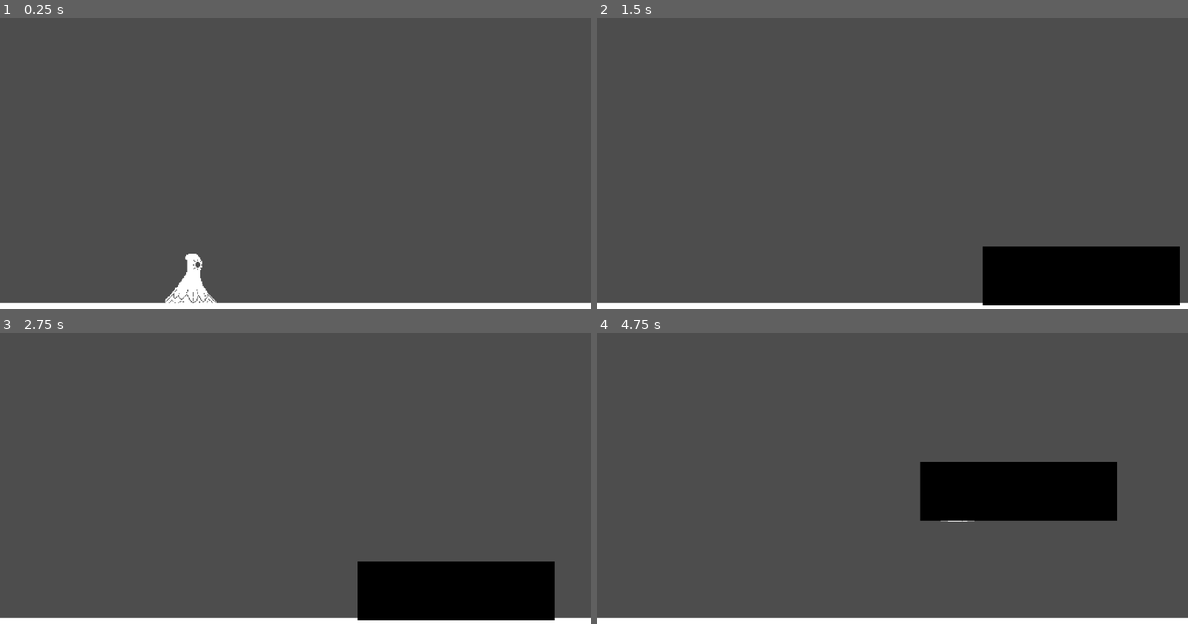
Above: before the commit, frames 1-4 (two rows, left to right).
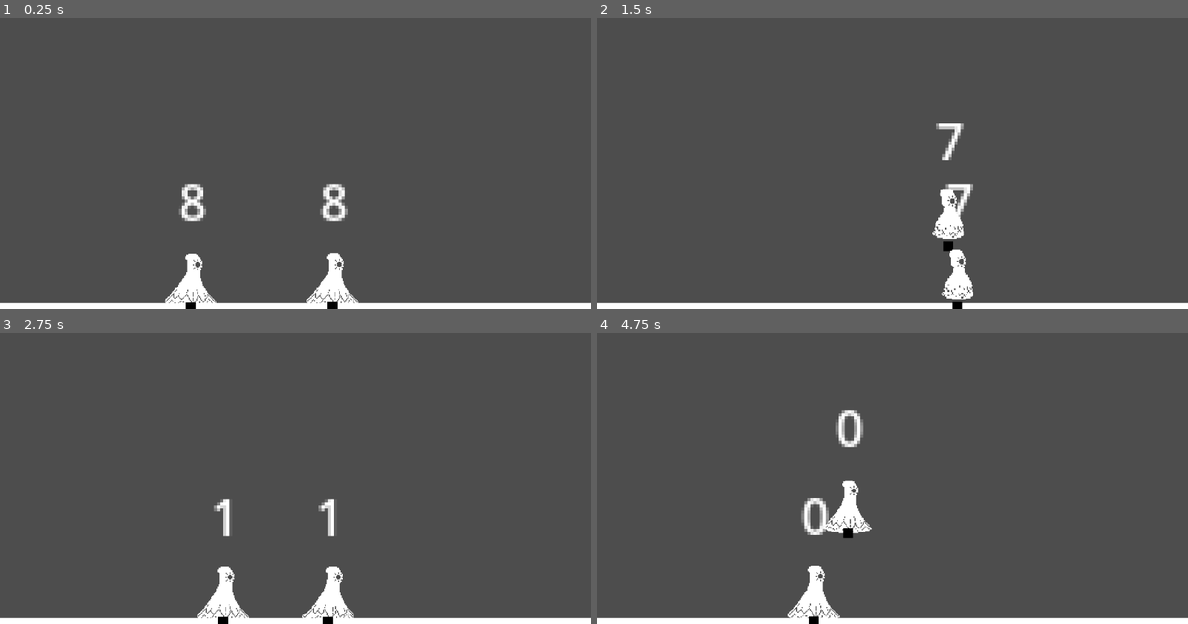
Above: after the commit, the same moments.

Repository: Hospitalguy101/1-bit-game
Game: Godot game, scene res://Scenes/game.tscn
Two runs of this game, one before a commit and one after it. Both use one fixed random seed, a clock stepped at 60 frames per second and the inputs below.
Inputs:
- Up to frame 1 (0.25 s): no input
- Up to frame 2 (1.5 s): hold Right (move_right) 0.53-1.28 s; hold C (heavy_attack) 0.53-1.28 s; tap W (jump) at 0.77 s; tap Z (light_attack) at 0.8, 1.35 s; hold A (move_left) from 1.28 s (still down)
- Up to frame 3 (2.75 s): tap W (jump) at 1.52 s; tap X (slash_attack) at 1.55 s; release A (move_left) at 2.03 s; hold Right (move_right) from 2.03 s (still down); hold X (slash_attack) from 2.03 s (still down); tap C (heavy_attack) at 2.3 s
- Up to frame 4 (4.75 s): release X (slash_attack) at 2.78 s; tap S (crouch) at 2.85 s; tap W (jump) at 3.02, 3.77, 4.52 s; tap Z (light_attack) at 3.05 s; release Right (move_right) at 3.53 s; hold X (slash_attack) 3.53-4.28 s; hold A (move_left) from 3.53 s (still down); tap V (grab) at 3.6 s; tap C (heavy_attack) at 4.35 s

The runs differ from the first frame. In frame 1, 1.5% of the frame differs, in the area x 30-61%, y 56-100%; in frame 2, 8.4%; in frame 3, 8.6%; in frame 4, 9.0%, in the area x 32-88%, y 26-100%.

Commit message:
Added Rin's light and slash attacks + portals

Diff:
--- a/Characters/BaseCharacter.gd
+++ b/Characters/BaseCharacter.gd
@@ -1,6 +1,8 @@
 extends RigidBody2D
 
 class_name Fighter;
+
+@export var id = 0;
 
 @export var run_speed = 1000.0;
 @export var max_run_speed = 100.0;
@@ -15,6 +17,9 @@
 # Get the gravity from the project settings to be synced with RigidBody nodes.
 var gravity = ProjectSettings.get_setting("physics/2d/default_gravity");
 
+#debug vars
+@export var controllable = true;
+
 func _ready():
 	pass;
 
@@ -25,11 +30,11 @@
 		floored = true;
 	else: floored = false;
 	# Add the gravity.
-#	if not floored:
-#		apply_force(Vector2(0, gravity*delta));
+	#if not floored:
+	#	apply_force(Vector2(0, gravity));
 
 	#momvement controls
-	if floored:
+	if floored and controllable:
 		hasDoubleJump = true;
 		if Input.is_action_pressed("move_left") and get_linear_velocity().x > -max_run_speed and !crouching:
 			apply_force(Vector2(-run_speed, 0));
@@ -41,7 +46,7 @@
 			crouching = true
 		if Input.is_action_just_released("crouch"):
 			crouching = false
-	else:
+	elif controllable:
 		if Input.is_action_pressed("move_left") and get_linear_velocity().x > -max_air_speed:
 			apply_force(Vector2(-air_speed, 0));
 		if Input.is_action_pressed("move_right") and get_linear_velocity().x < max_air_speed:
@@ -62,6 +67,13 @@
 	elif event.is_action_pressed("heavy_attack"):
 		heavy_attack(direction);
 
+	if event.is_action_released("light_attack"):
+		release_light_attack();
+	elif event.is_action_released("slash_attack"):
+		release_slash_attack();
+	elif event.is_action_released("heavy_attack"):
+		release_heavy_attack();
+
 func light_attack(direction):
 	pass;
 
@@ -70,3 +82,12 @@
 
 func heavy_attack(direction):
 	pass;
+
+func release_light_attack():
+	pass;
+
+func release_slash_attack():
+	pass;
+
+func release_heavy_attack():
+	pass;
--- /dev/null
+++ b/Characters/Hitboxes/hurtbox.gd
@@ -0,0 +1,34 @@
+extends Area2D
+
+var id = 0;
+
+@export var launch_trajectory = Vector2.ZERO;
+@export var projectile = false;
+
+#attack heights: 1 = high, 0 = medium, -1 = low
+@export var attack_height = 0;
+
+# Called when the node enters the scene tree for the first time.
+func _ready():
+	if not projectile: deactivate();
+
+
+# Called every frame. 'delta' is the elapsed time since the previous frame.
+func _process(delta):
+	pass
+
+func activate(time=null):
+	$CollisionShape2D.disabled = false;
+	if time: $Timer.start(time);
+
+func deactivate():
+	$CollisionShape2D.disabled = true;
+
+func _on_body_entered(body):
+	if body.is_in_group("Fighter") and body != get_parent().get_parent().get_parent():
+		body.set_axis_velocity(launch_trajectory);
+		if projectile: get_parent().queue_free();
+
+
+func _on_timer_timeout():
+	deactivate();
--- /dev/null
+++ b/Characters/Hitboxes/hurtbox.tscn
@@ -0,0 +1,13 @@
+[gd_scene load_steps=2 format=3 uid="uid://dfii823rul1pv"]
+
+[ext_resource type="Script" path="res://Characters/Hitboxes/hurtbox.gd" id="1_6wjg8"]
+
+[node name="Hurtbox" type="Area2D" groups=["Hurtbox"]]
+script = ExtResource("1_6wjg8")
+
+[node name="CollisionShape2D" type="CollisionShape2D" parent="."]
+
+[node name="Timer" type="Timer" parent="."]
+
+[connection signal="body_entered" from="." to="." method="_on_body_entered"]
+[connection signal="timeout" from="Timer" to="." method="_on_timer_timeout"]
--- a/Characters/Rin/portal.gd
+++ b/Characters/Rin/portal.gd
@@ -1,8 +1,7 @@
-extends StaticBody2D
+extends CharacterBody2D
 
 @export var id = 0;
 var isReady = true;
-var active = false;
 
 # Called when the node enters the scene tree for the first time.
 func _ready():
@@ -10,15 +9,40 @@
 
 
 # Called every frame. 'delta' is the elapsed time since the previous frame.
-func _process(delta):
-	if active: $Sprite2D.show();
-	else: $Sprite2D.hide();
+func _physics_process(delta):
+	move_and_slide();
+	#set connectionbox to connect player to portal, always on ground
+	if visible:
+		$ConnectionBox/CollisionShape2D.shape.size.x = position.x;
+		$ConnectionBox/CollisionShape2D.position.x = -position.x/2;
 
 
-func start_cooldown():
+func break_portal():
+	for p in get_parent().get_children():
+		if p == self: continue;
+		if p.isReady:
+			get_parent().get_parent().currPortal = p;
+			p.show();
+			break;
+			queue_free();
+
+func use_portal():
+	hide();
 	isReady = false;
 	$Cooldown.start(30);
+	for p in get_parent().get_children():
+		if p.isReady:
+			get_parent().get_parent().currPortal = p;
+			p.show();
+			break;
 
 
 func _on_cooldown_timeout():
 	isReady = true;
+
+
+func _on_connection_box_area_entered(area):
+	if area.is_in_group("hurtbox"):
+		#check that it is an enemy attack
+		if area.id != get_parent().get_parent().id:
+			break_portal();
--- a/Characters/Rin/portal.tscn
+++ b/Characters/Rin/portal.tscn
@@ -9,22 +9,38 @@
 fill_from = Vector2(1, 0)
 
 [sub_resource type="RectangleShape2D" id="RectangleShape2D_7gkpr"]
-size = Vector2(64, 64)
+size = Vector2(4, 4)
 
-[node name="Portal" type="StaticBody2D"]
+[sub_resource type="RectangleShape2D" id="RectangleShape2D_cubv5"]
+size = Vector2(20, 1)
+
+[node name="Portal" type="CharacterBody2D"]
 collision_layer = 0
 collision_mask = 0
 script = ExtResource("1_2bkot")
 
 [node name="Sprite2D" type="Sprite2D" parent="."]
+scale = Vector2(0.05, 0.05)
 texture = SubResource("GradientTexture2D_y2xty")
 
-[node name="Area2D" type="Area2D" parent="."]
+[node name="Hitbox" type="Area2D" parent="."]
+collision_layer = 0
+collision_mask = 0
 
-[node name="CollisionShape2D" type="CollisionShape2D" parent="Area2D"]
+[node name="CollisionShape2D" type="CollisionShape2D" parent="Hitbox"]
 shape = SubResource("RectangleShape2D_7gkpr")
 
 [node name="Cooldown" type="Timer" parent="."]
 wait_time = 30.0
 
+[node name="ConnectionBox" type="Area2D" parent="."]
+collision_layer = 8
+collision_mask = 0
+
+[node name="CollisionShape2D" type="CollisionShape2D" parent="ConnectionBox"]
+shape = SubResource("RectangleShape2D_cubv5")
+
+[node name="Swords" type="Node2D" parent="."]
+
 [connection signal="timeout" from="Cooldown" to="." method="_on_cooldown_timeout"]
+[connection signal="area_entered" from="ConnectionBox" to="." method="_on_connection_box_area_entered"]
--- a/Characters/Rin/rin.gd
+++ b/Characters/Rin/rin.gd
@@ -1,38 +1,130 @@
 extends Fighter
 
 var ready_swords = 8;
+var sword_timer = 8;
 @onready var swordPath = load("res://Characters/Rin/sword.tscn")
 
+@onready var currPortal = $Portals/Portal;
+
 @onready var animation : AnimationTree = $AnimationTree
+
+func _ready():
+	super._ready();
+	for t in $SwordTimers.get_children():
+		t.connect("timeout", _on_sword_timer_timeout);
 
 func _physics_process(delta):
 	update_animation_param()
 	super._physics_process(delta);
+
+	#temporary:
+	$Label.text = str(ready_swords);
+	#print(currPortal)
 
 
 func light_attack(direction):
 	#check is sword is availible
 	if ready_swords > 0:
 		#stick tilted left
-		if direction.x < -1*Global.DEADZONE:
-			#quick forwards attack
+		if direction.x < -Global.DEADZONE:
+			#back light
 			var sword = swordPath.instantiate();
-			sword.position.x = 20;
-			sword.position.y = 0;
-			sword.rotation = 0;
+			sword.position = Vector2.ZERO;
+			sword.scale = Vector2(.2, .2);
+			sword.velocity.x = 150;
 			$Swords.add_child(sword);
+			sword.initialize(0.1, Vector2(40, -80));
 
 		#stick tilted up right
 		elif direction.x > Global.DEADZONE and direction.y > Global.DEADZONE:
-			pass
+			var sword = swordPath.instantiate();
+			sword.position = Vector2(5, -5);
+			sword.scale = Vector2(.5, .2);
+			sword.velocity = Vector2(150, -150);
+			sword.rotate(-PI/4);
+			$Swords.add_child(sword);
+			sword.initialize(0.2, Vector2(35, -100), 1);
+			use_sword(1);
 
 		#stick tilted down
-		elif direction.y < -1*Global.DEADZONE:
-			pass
+		elif direction.y < -Global.DEADZONE:
+			var sword = swordPath.instantiate();
+			sword.position = Vector2(3, 7);
+			sword.scale = Vector2(.5, .2);
+			sword.velocity.x = 150;
+			$Swords.add_child(sword);
+			sword.initialize(0.1, Vector2(80, -120), -1);
+			use_sword(1);
 
 		#default move
 		else:
-			pass
+			var sword = swordPath.instantiate();
+			sword.position = Vector2(3, 0);
+			sword.scale = Vector2(.5, .2);
+			sword.velocity.x = 150;
+			$Swords.add_child(sword);
+			sword.initialize(0.1, Vector2(60, -150));
+			use_sword(1);
+
+
+func slash_attack(direction):
+	#stick down
+	if direction.y < -Global.DEADZONE:
+		pass
+
+	if ready_swords >= 3:
+		#stick right
+		if direction.x > Global.DEADZONE:
+			var sword = swordPath.instantiate();
+			sword.position = currPortal.position;
+			sword.scale = Vector2(.35, .2);
+			sword.velocity = Vector2(1, -1) * 150;
+			sword.rotate(-PI/4)
+			$Swords.add_child(sword);
+			sword.initialize(0.1, Vector2(150, -120), -1);
+			use_sword(3);
+			currPortal.use_portal();
+
+		#stick left
+		elif direction.x < -Global.DEADZONE:
+			var sword = swordPath.instantiate();
+			sword.position = currPortal.position;
+			sword.scale = Vector2(.35, .2);
+			sword.velocity = Vector2(-1, -1) * 150;
+			sword.rotate(-PI*3/4)
+			$Swords.add_child(sword);
+			sword.initialize(0.1, Vector2(-150, -120), -1);
+			use_sword(3);
+			currPortal.use_portal();
+
+		#stick up
+		elif direction.y > Global.DEADZONE:
+			var sword = swordPath.instantiate();
+			sword.position = currPortal.position;
+			sword.scale = Vector2(.35, .2);
+			sword.velocity.y = -150;
+			sword.rotate(-PI/2)
+			$Swords.add_child(sword);
+			sword.initialize(0.1, Vector2(0, -200), -1);
+			use_sword(3);
+			currPortal.use_portal();
+
+	#no direction
+	if direction.x < Global.DEADZONE and direction.x > -Global.DEADZONE and direction.y < Global.DEADZONE and direction.y > -Global.DEADZONE:
+		print(currPortal)
+		currPortal.velocity.x = 100;
+
+func release_slash_attack():
+	currPortal.velocity.x = 0;
+
+func use_sword(cost):
+	ready_swords -= cost;
+	var timer_count = 0;
+	for t in $SwordTimers.get_children():
+		if t.is_stopped():
+			t.start(sword_timer);
+			timer_count += 1;
+			if timer_count == cost: break
 
 func update_animation_param():
 	if floored:
@@ -60,3 +152,6 @@
 			animation["parameters/conditions/jump"] = true
 		else:
 			animation["parameters/conditions/jump"] = false
+
+func _on_sword_timer_timeout():
+	ready_swords += 1;
--- a/Characters/Rin/rin.tscn
+++ b/Characters/Rin/rin.tscn
@@ -1,9 +1,10 @@
-[gd_scene load_steps=33 format=3 uid="uid://dwrvf7esucege"]
+[gd_scene load_steps=34 format=3 uid="uid://dwrvf7esucege"]
 
 [ext_resource type="PackedScene" uid="uid://cj5yffxhnvcji" path="res://Characters/base_character.tscn" id="1_voviw"]
 [ext_resource type="Script" path="res://Characters/Rin/rin.gd" id="2_f2mt2"]
 [ext_resource type="Texture2D" uid="uid://dmmv2d5msgxbx" path="res://Characters/Rin/rin.png" id="3_jm4h2"]
 [ext_resource type="PackedScene" uid="uid://dog8xpvpd4vek" path="res://Characters/Rin/rin_anim_player.tscn" id="4_lxsc4"]
+[ext_resource type="PackedScene" uid="uid://bhla3lmhp48cb" path="res://Characters/Rin/portal.tscn" id="5_i85mh"]
 
 [sub_resource type="RectangleShape2D" id="RectangleShape2D_wjjwv"]
 
@@ -123,6 +124,7 @@
 transitions = ["Start", "Idle", SubResource("AnimationNodeStateMachineTransition_fb8y7"), "Idle", "Walk", SubResource(" …(1323 unchanged characters)…
 
 [node name="Rin" groups=["Rin"] instance=ExtResource("1_voviw")]
+mass = 0.8
 gravity_scale = 0.8
 script = ExtResource("2_f2mt2")
 run_speed = 1500.0
@@ -158,10 +160,70 @@
 
 [node name="Portals" type="Node2D" parent="." index="4"]
 
+[node name="Portal" parent="Portals" index="0" instance=ExtResource("5_i85mh")]
+position = Vector2(0, 10)
+
+[node name="Portal2" parent="Portals" index="1" instance=ExtResource("5_i85mh")]
+visible = false
+position = Vector2(0, 10)
+id = 1
+
+[node name="Portal3" parent="Portals" index="2" instance=ExtResource("5_i85mh")]
+visible = false
+position = Vector2(0, 10)
+id = 2
+
+[node name="Portal4" parent="Portals" index="3" instance=ExtResource("5_i85mh")]
+visible = false
+position = Vector2(0, 10)
+id = 3
+
+[node name="Portal5" parent="Portals" index="4" instance=ExtResource("5_i85mh")]
+visible = false
+position = Vector2(0, 10)
+id = 4
+
 [node name="Swords" type="Node2D" parent="." index="5"]
 
 [node name="Area2D" type="Area2D" parent="." index="6"]
+collision_mask = 3
 input_pickable = false
 
 [node name="BodyHitbox" type="CollisionShape2D" parent="Area2D" index="0"]
 shape = SubResource("RectangleShape2D_wjjwv")
+
+[node name="FloorChecker" parent="." index="7"]
+target_position = Vector2(0, 10)
+
+[node name="SwordTimers" type="Node2D" parent="." index="8"]
+
+[node name="Timer1" type="Timer" parent="SwordTimers" index="0"]
+one_shot = true
+
+[node name="Timer2" type="Timer" parent="SwordTimers" index="1"]
+one_shot = true
+
+[node name="Timer3" type="Timer" parent="SwordTimers" index="2"]
+one_shot = true
+
+[node name="Timer4" type="Timer" parent="SwordTimers" index="3"]
+one_shot = true
+
+[node name="Timer5" type="Timer" parent="SwordTimers" index="4"]
+one_shot = true
+
+[node name="Timer6" type="Timer" parent="SwordTimers" index="5"]
+one_shot = true
+
+[node name="Timer7" type="Timer" parent="SwordTimers" index="6"]
+one_shot = true
+
+[node name="Timer8" type="Timer" parent="SwordTimers" index="7"]
+one_shot = true
+
+[node name="Label" type="Label" parent="." index="9"]
+offset_left = -4.0
+offset_top = -36.0
+offset_right = 6.0
+offset_bottom = -10.0
+text = "1"
--- a/Characters/Rin/sword.gd
+++ b/Characters/Rin/sword.gd
@@ -1,9 +1,7 @@
-extends StaticBody2D
+extends CharacterBody2D
 
-@export var id = 0;
+var id = 0;
 var isReady = true;
-
-var trajectory
 
 # Called when the node enters the scene tree for the first time.
 func _ready():
@@ -12,15 +10,16 @@
 
 # Called every frame. 'delta' is the elapsed time since the previous frame.
 func _process(delta):
-	pass
+	move_and_slide()
 
-func initialize(traj):
-	trajectory = traj;
+#default traj is for default light attack
+func initialize(time, traj=null, height=0):
+	id = get_parent().get_parent().id
+	$Hurtbox.id = id;
+	if traj: $Hurtbox.launch_trajectory = traj;
 
-func start_cooldown():
-	isReady = false;
-	$Cooldown.start(30);
+	#attack timer determines how long sword will exist before disappearing
+	$AttackTimer.start(time);
 
-
-func _on_cooldown_timeout():
-	isReady = true;
+func _on_attack_timer_timeout():
+	queue_free();
--- a/Characters/Rin/sword.tscn
+++ b/Characters/Rin/sword.tscn
@@ -1,27 +1,33 @@
 [gd_scene load_steps=5 format=3 uid="uid://bpn6aa8lhnvy6"]
 
 [ext_resource type="Script" path="res://Characters/Rin/sword.gd" id="1_rof4s"]
+[ext_resource type="Texture2D" uid="uid://bg14obv1vtla4" path="res://Characters/Rin/rinknife.png" id="2_12wco"]
+[ext_resource type="PackedScene" uid="uid://dfii823rul1pv" path="res://Characters/Hitboxes/hurtbox.tscn" id="3_vfby0"]
 
-[sub_resource type="Gradient" id="Gradient_ps7tt"]
+[sub_resource type="RectangleShape2D" id="RectangleShape2D_38j58"]
+size = Vector2(49, 20)
 
-[sub_resource type="GradientTexture2D" id="GradientTexture2D_dhhpp"]
-gradient = SubResource("Gradient_ps7tt")
-fill_from = Vector2(1, 0)
-
-[sub_resource type="RectangleShape2D" id="RectangleShape2D_2qm0o"]
-size = Vector2(64, 20)
-
-[node name="Sword" type="StaticBody2D"]
+[node name="Sword" type="CharacterBody2D" groups=["Projectile"]]
 collision_layer = 0
 script = ExtResource("1_rof4s")
 
 [node name="Sprite2D" type="Sprite2D" parent="."]
-scale = Vector2(1, 0.3)
-texture = SubResource("GradientTexture2D_dhhpp")
+rotation = 1.5708
+texture = ExtResource("2_12wco")
 
-[node name="Cooldown" type="Timer" parent="."]
+[node name="AttackTimer" type="Timer" parent="."]
+one_shot = true
 
-[node name="Area2D" type="Area2D" parent="."]
+[node name="Hurtbox" parent="." instance=ExtResource("3_vfby0")]
+collision_layer = 0
+collision_mask = 9
+launch_trajectory = Vector2(20, -100)
+projectile = true
 
-[node name="CollisionShape2D" type="CollisionShape2D" parent="Area2D"]
-shape = SubResource("RectangleShape2D_2qm0o")
+[node name="CollisionShape2D" parent="Hurtbox" index="0"]
+position = Vector2(-0.5, 0)
+shape = SubResource("RectangleShape2D_38j58")
+
+[connection signal="timeout" from="AttackTimer" to="." method="_on_attack_timer_timeout"]
+
+[editable path="Hurtbox"]
--- a/Characters/base_character.tscn
+++ b/Characters/base_character.tscn
@@ -1,14 +1,28 @@
-[gd_scene load_steps=2 format=3 uid="uid://cj5yffxhnvcji"]
+[gd_scene load_steps=5 format=3 uid="uid://cj5yffxhnvcji"]
 
 [ext_resource type="Script" path="res://Characters/BaseCharacter.gd" id="1_a3637"]
 
+[sub_resource type="RectangleShape2D" id="RectangleShape2D_amk2t"]
+size = Vector2(63, 63)
+
+[sub_resource type="Gradient" id="Gradient_h8i1l"]
+
+[sub_resource type="GradientTexture2D" id="GradientTexture2D_msg4j"]
+gradient = SubResource("Gradient_h8i1l")
+fill_to = Vector2(0, 0)
+
 [node name="BaseCharacter" type="RigidBody2D" groups=["Fighter"]]
+collision_mask = 3
 lock_rotation = true
 script = ExtResource("1_a3637")
 
 [node name="BodyHitbox" type="CollisionShape2D" parent="."]
+position = Vector2(-0.5, -0.5)
+shape = SubResource("RectangleShape2D_amk2t")
 
 [node name="Sprite" type="Sprite2D" parent="."]
+texture = SubResource("GradientTexture2D_msg4j")
 
 [node name="FloorChecker" type="RayCast2D" parent="."]
-target_position = Vector2(0, 10)
+target_position = Vector2(0, 32)
+collision_mask = 2
--- a/Scenes/game.tscn
+++ b/Scenes/game.tscn
@@ -18,3 +18,8 @@
 [node name="Rin" parent="." instance=ExtResource("2_klfh5")]
 position = Vector2(216, 124)
 lock_rotation = false
+
+[node name="Rin2" parent="." instance=ExtResource("2_klfh5")]
+position = Vector2(262, 131)
+id = 1
+controllable = false
--- a/Scenes/stage.tscn
+++ b/Scenes/stage.tscn
@@ -13,10 +13,12 @@
 width = 2.5
 
 [node name="Area2D" type="Area2D" parent="LeftBorder"]
+collision_layer = 2
 
-[node name="StaticBody2D" type="StaticBody2D" parent="LeftBorder"]
+[node name="StaticBody2D" type="StaticBody2D" parent="LeftBorder/Area2D"]
+collision_layer = 2
 
-[node name="CollisionShape2D" type="CollisionShape2D" parent="LeftBorder/StaticBody2D"]
+[node name="CollisionShape2D" type="CollisionShape2D" parent="LeftBorder/Area2D/StaticBody2D"]
 position = Vector2(1.25, 76)
 shape = SubResource("RectangleShape2D_tgbhd")
 
@@ -26,8 +28,10 @@
 
 [node name="Area2D" type="Area2D" parent="RightBorder"]
 position = Vector2(995, 1)
+collision_layer = 2
 
 [node name="StaticBody2D" type="StaticBody2D" parent="RightBorder/Area2D"]
+collision_layer = 2
 
 [node name="CollisionShape2D" type="CollisionShape2D" parent="RightBorder/Area2D/StaticBody2D"]
 position = Vector2(-495.141, 74)
@@ -38,8 +42,10 @@
 width = 4.0
 
 [node name="Area2D" type="Area2D" parent="Floor"]
+collision_layer = 2
 
 [node name="StaticBody2D" type="StaticBody2D" parent="Floor/Area2D" groups=["FloorCollider"]]
+collision_layer = 2
 
 [node name="CollisionShape2D" type="CollisionShape2D" parent="Floor/Area2D/StaticBody2D"]
 position = Vector2(250.5, 150)
--- a/project.godot
+++ b/project.godot
@@ -88,6 +88,13 @@
 ]
 }
 
+[layer_names]
+
+2d_physics/layer_1="Players"
+2d_physics/layer_2="Walls"
+2d_physics/layer_3="Portals"
+2d_physics/layer_4="PortalConnection"
+
 [rendering]
 
 textures/canvas_textures/default_texture_filter=0
Not shown: 1 places in Characters/Rin/portal.tscn that only renumber resources
